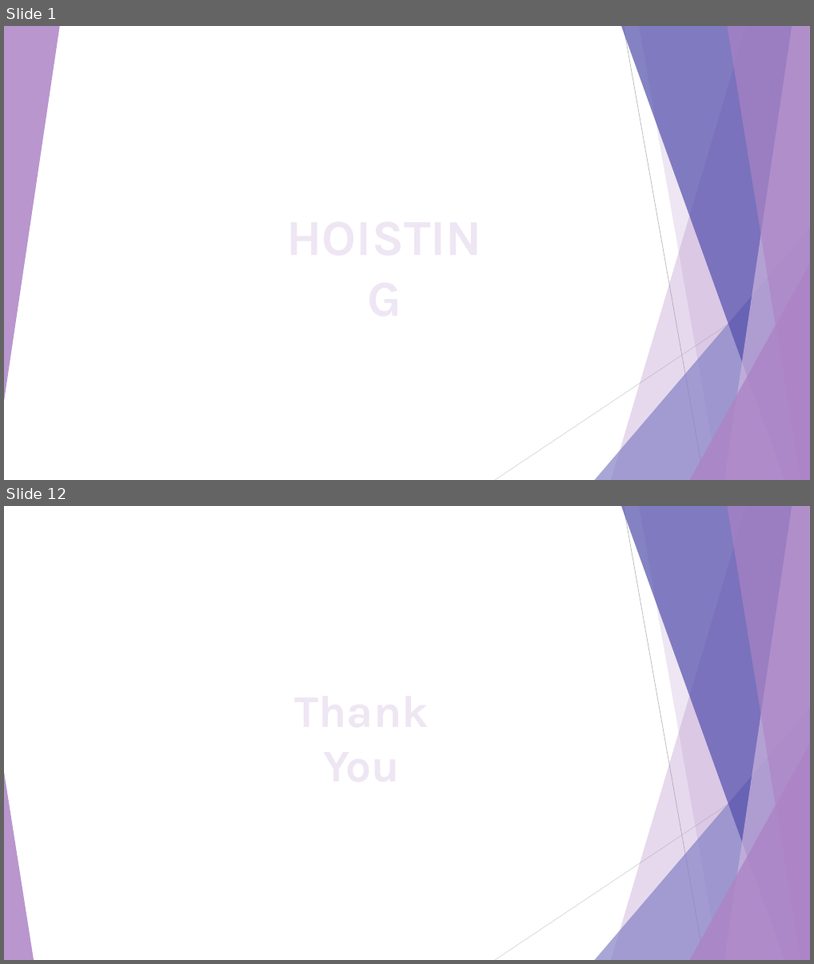
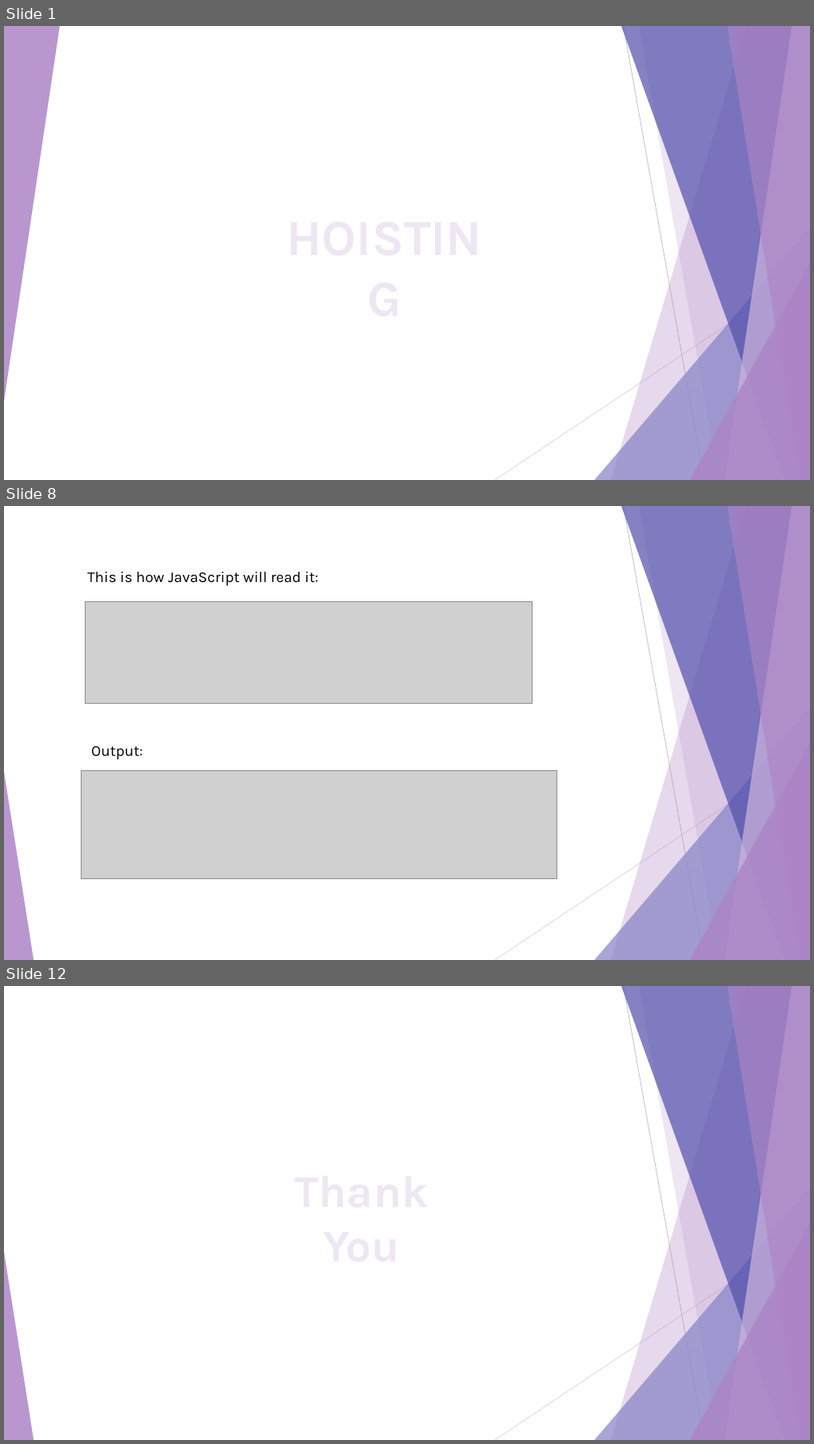
Before and after one commit to romaisa-99/Internship, a slide deck: Day 7/Hoisting.pptx. Shown one above the other, each under a label of ours: slides 1 and 12 before the commit, slides 1, 8 and 12 after it; the slides between them are not shown. The pictures are 814x964 and 814x1444 pixels, drawn with LibreOffice and Linux fonts; fonts in the diff are those of the drawing; grey boxes stand for pictures. Boxes give left, top, right and bottom in pixels: in the first picture for what was removed or moved away, otherwise in the second. Text is boxed around its words. In the diff, an @@ line names an element or a change of style, - is before the commit and + after.

```diff
--- a/Day 7/Hoisting.pptx
+++ b/Day 7/Hoisting.pptx
@@ slide 8 added at box(4, 506, 810, 960), background #FFFFFF; not listed: 10 template elements that a slide beside it also shows @@
@@ text added at box(87, 572, 318, 586), 18 pt, text #000000 @@
+This is how JavaScript will read it:
@@ picture added at box(86, 601, 533, 704) @@
@@ text added at box(91, 746, 143, 760), 18 pt, text #000000 @@
+Output:
@@ picture added at box(82, 770, 558, 878) @@
```
Also in this commit, not shown: 7 slides changed, 2 other slides added, 3 slides removed, 6 other files.
